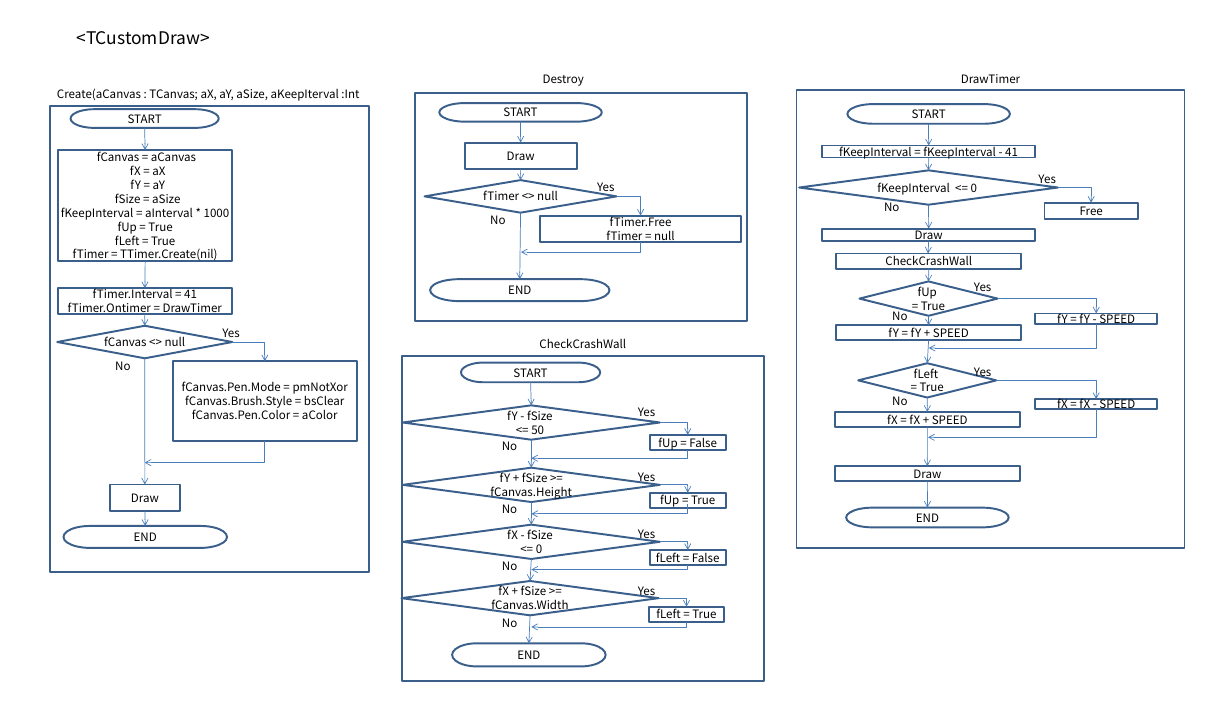
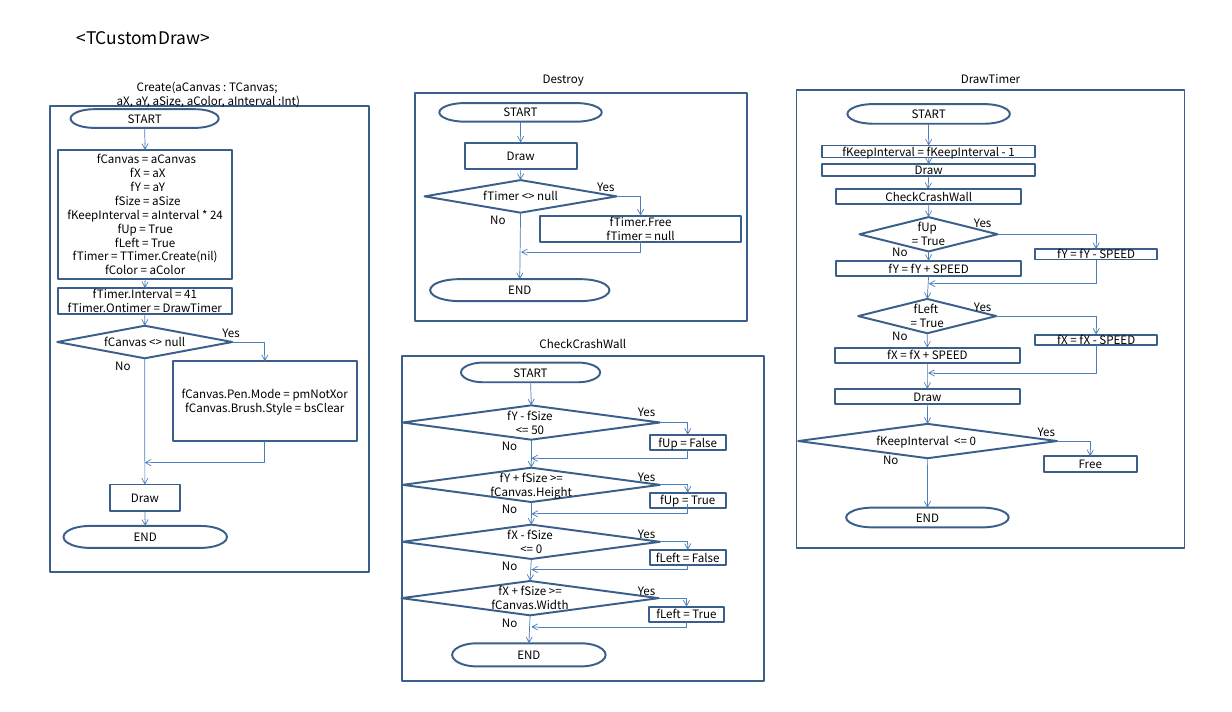
Before and after one commit to hyejoonjung/StudyDelphi, a slide deck: slide 2 of 0208DrawAndMoving_Design3/DrawAndMoving_Design3.pptx. Drawn at 1232x712 pixels with LibreOffice and Linux fonts; fonts in the diff are those of the drawing. Boxes give left, top, right and bottom in pixels: in the first picture for what was removed or moved away, otherwise in the second. Text is boxed around its words. In the diff, an @@ line names an element or a change of style, - is before the commit and + after.

```diff
--- a/0208DrawAndMoving_Design3/DrawAndMoving_Design3.pptx
+++ b/0208DrawAndMoving_Design3/DrawAndMoving_Design3.pptx
@@ text at bbox=[117, 81, 300, 109]: text changed @@
-Create(aCanvas : TCanvas; aX, aY, aSize, aKeepIterval :Int
+Create(aCanvas : TCanvas;
+aX, aY, aSize, aColor, aInterval :Int)
@@ text in rectangle at bbox=[842, 144, 1014, 160]: text changed @@
-fKeepInterval = fKeepInterval - 41
+fKeepInterval = fKeepInterval - 1
@@ rectangle "fCanvas = aCanvas": place and size @@
-rectangle "fCanvas = aCanvas" at bbox=[58, 150, 232, 261]
+rectangle "fCanvas = aCanvas" at bbox=[58, 150, 232, 279]
@@ arrow moved from (929, 157) - (928, 170) to (929, 157) - (929, 164) @@
@@ text in rectangle at bbox=[67, 209, 223, 222]: text changed @@
-fKeepInterval = aInterval * 1000
+fKeepInterval = aInterval * 24
@@ text in rectangle at bbox=[105, 264, 186, 274]: paragraph added @@
+fColor = aColor
@@ 6 rectangles, 5 arrows, 4 texts, 4 elbow arrows, 2 diamonds: place and size @@
-6 rectangles, 5 arrows, 4 texts, 4 elbow arrows, 2 diamonds at bbox=[822, 229, 1157, 437]
+6 rectangles, 5 arrows, 4 texts, 4 elbow arrows, 2 diamonds at bbox=[822, 164, 1157, 373]
@@ arrow moved from (145, 261) - (145, 288) to (145, 279) - (145, 288) @@
@@ rectangle "Draw": place and size @@
-rectangle "Draw" at bbox=[835, 466, 1020, 481]
+rectangle "Draw" at bbox=[835, 389, 1020, 404]
@@ arrow moved from (927, 427) - (927, 466) to (927, 363) - (927, 389) @@
@@ text in rectangle at bbox=[192, 407, 338, 419]: paragraph removed @@
-fCanvas.Pen.Color = aColor
@@ arrow moved from (928, 204) - (929, 229) to (927, 404) - (927, 424) @@
@@ 2 texts, 1 diamond, 1 rectangle, 1 elbow arrow: place and size @@
-2 texts, 1 diamond, 1 rectangle, 1 elbow arrow at bbox=[799, 170, 1137, 218]
+2 texts, 1 diamond, 1 rectangle, 1 elbow arrow at bbox=[798, 424, 1137, 472]
@@ arrow moved from (927, 481) - (927, 508) to (927, 458) - (927, 508) @@
```
Also in this commit, not shown: 1 other slide changed, 47 other files.
